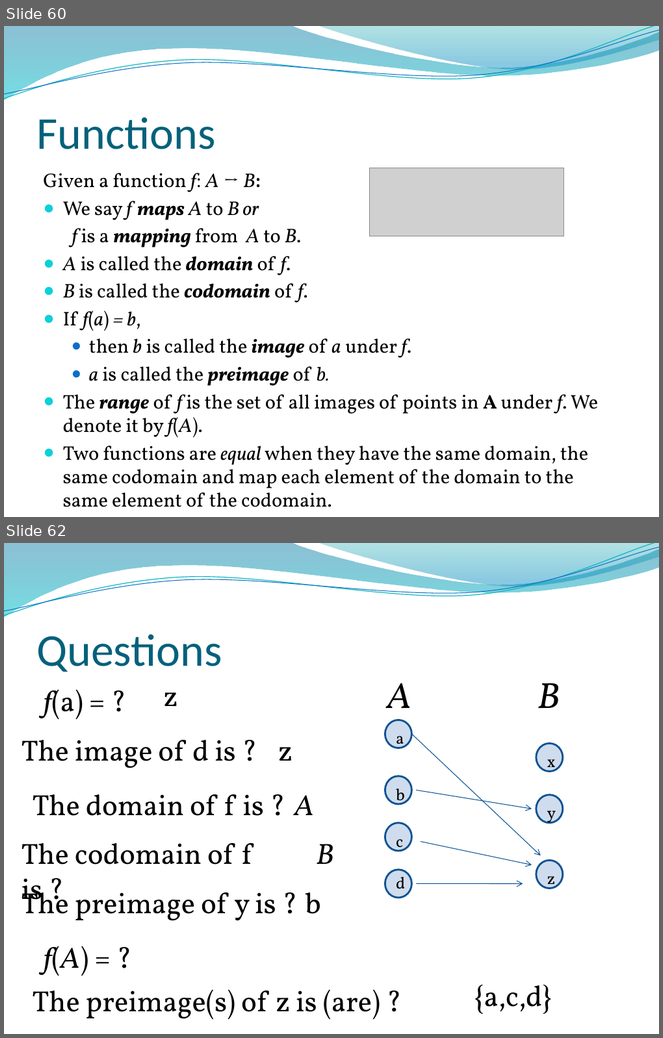
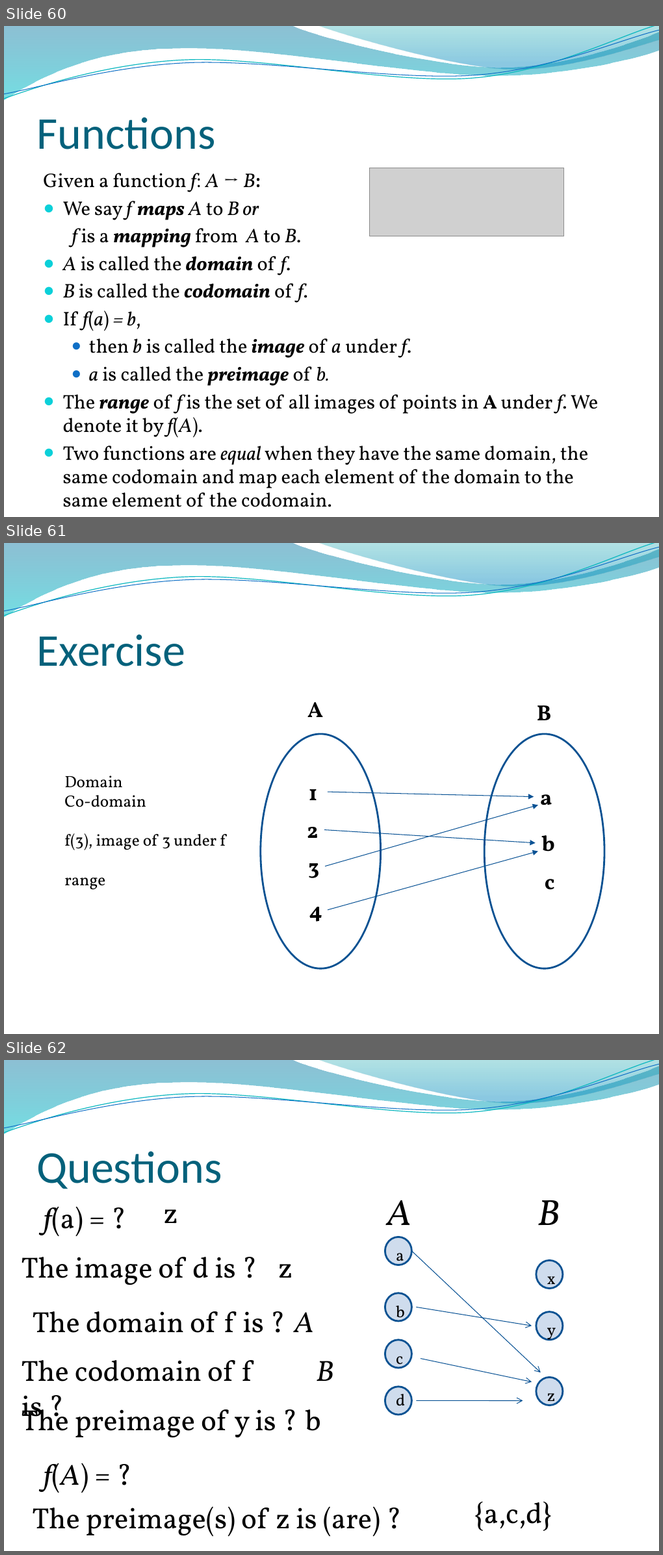
Before and after one commit to lin-chen-GA/lin-chen-GA.github.io, a slide deck: cs2620/slides/cs2620_notes2.pptx. Shown one above the other, each under a label of ours: slides 60 and 62 before the commit, slides 60, 61 and 62 after it; the slides between them are not shown. The pictures are 663x1038 and 663x1555 pixels, drawn with LibreOffice and Linux fonts; fonts in the diff are those of the drawing; grey boxes stand for pictures; background and template pictures are left out. Boxes give left, top, right and bottom in pixels: in the first picture for what was removed or moved away, otherwise in the second. Text is boxed around its words. In the diff, an @@ line names an element or a change of style, - is before the commit and + after.

```diff
--- a/cs2620/slides/cs2620_notes2.pptx
+++ b/cs2620/slides/cs2620_notes2.pptx
@@ slide 61 added at box(4, 543, 659, 1034), background picture (left out); not listed: 4 template elements that a slide beside it also shows @@
@@ title added at box(36, 635, 185, 667), 50 pt, text #04617B @@
+Exercise
@@ text added at box(308, 702, 323, 717), 24 pt, text #000000, bold @@
+A
@@ text added at box(537, 705, 552, 720), 24 pt, text #000000, bold @@
+B
@@ ellipse added at box(261, 734, 381, 969), outline #0B5292 2 pt @@
@@ ellipse added at box(484, 734, 604, 969), outline #0B5292 2 pt @@
@@ text added at box(64, 776, 226, 890), 18 pt, text #000000 @@
+Domain
+Co-domain
+f(3), image of 3 under f
+range
@@ text added at box(309, 789, 318, 800), 24 pt, text #000000, bold @@
+1
@@ arrow added from (328, 792) to (534, 797), #095295 0.75 pt @@
@@ text added at box(540, 795, 552, 806), 24 pt, text #000000, bold @@
+a
@@ arrow added from (325, 867) to (538, 805), #095295 0.75 pt @@
@@ text added at box(307, 827, 318, 838), 24 pt, text #000000, bold @@
+2
@@ arrow added from (324, 830) to (535, 843), #095295 0.75 pt @@
@@ arrow added from (328, 910) to (538, 852), #095295 0.75 pt @@
@@ text added at box(542, 835, 555, 852), 24 pt, text #000000, bold @@
+b
@@ text added at box(308, 863, 319, 878), 24 pt, text #000000, bold @@
+3
@@ text added at box(545, 879, 555, 890), 24 pt, text #000000, bold @@
+c
@@ text added at box(310, 907, 322, 922), 24 pt, text #000000, bold @@
+4
```
Also in this commit, not shown: 4 slides changed.
